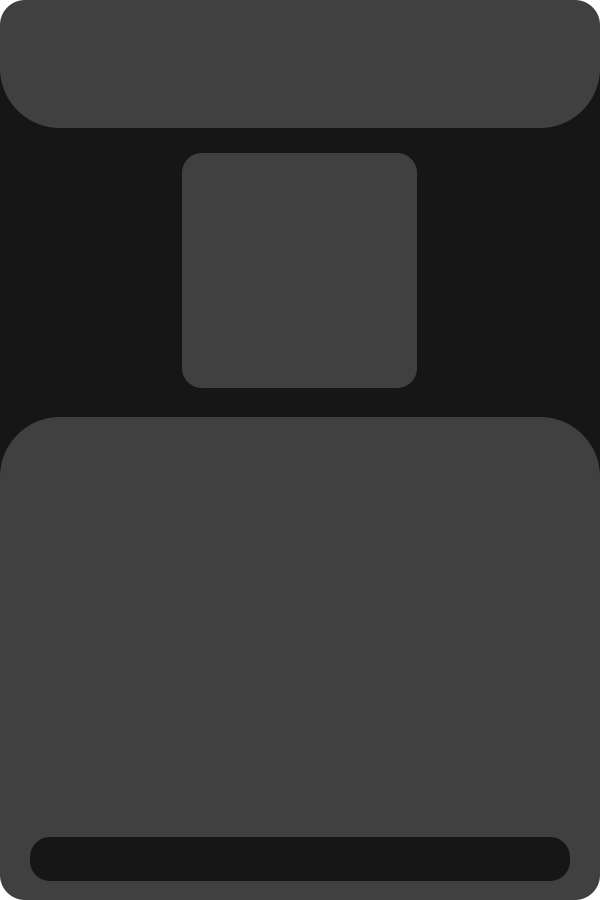
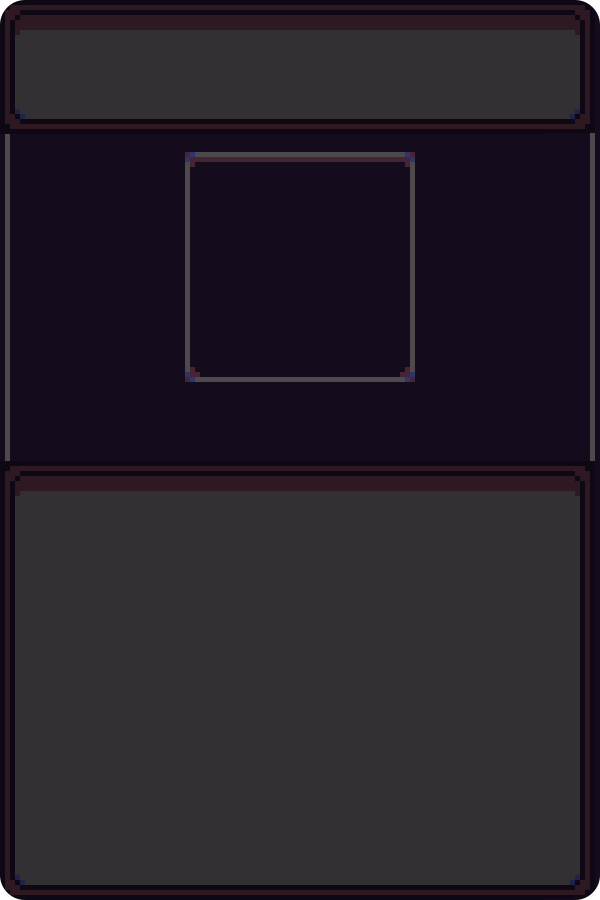
Before/after of a 600x900 layered artwork. What changed in the layer stack:
hid "Face" over [0,0,600,900]
added layer "Group 1" above "Rounded Rectangle 3" over [0,0,600,900]
